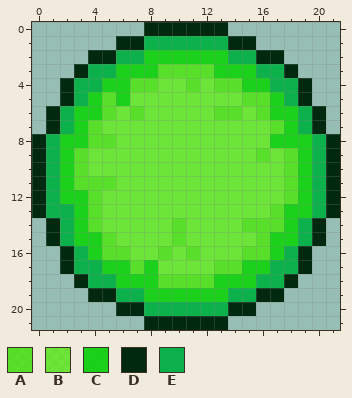
A pixel-art sprite gets an edit: src/images/entities/slime/slime-medium-body.png. Above, as it was before the edit.
The file is 22x22 pixels.
Palette (. is transparent): A #45e900c3  B #5af500af  C #04d400d7  D #002910  E #00b043eb
Pixels before, first column x 0:
 0 ........DDDDDD........
 1 ......DDEEEEEEDD......
 2 ....DDEECCCCCCEEDD....
 3 ...DEECCCAAAACCCEED...
 4 ..DEECCAABBABAACCEED..
 5 ..DECACBBBBBBBBAACED..
 6 .DECCABABBBBBAABACCED.
 7 .DECABBBBBBBBBBBBACED.
 8 DECCAABBBBBBBBBBBCCCED
 9 DECABBBBBBBBBBBBABACED
10 DECABBBBBBBBBBBBBBACED
11 DECAAABBBBBBBBBBBBACED
12 DECCABBBBBBBBBBBBBACED
13 DEECABBBBBBBBBBBBACCED
14 .DECABBBBBABBBBAAACED.
15 .DECCABBBBABBBBBACCED.
16 ..DECAABBABABBBAACED..
17 ..DEECCACBBBBAACCEED..
18 ...DEECCCAAAACCCEED...
19 ....DDEECCCCCCEEDD....
20 ......DDEEEEEEDD......
21 ........DDDDDD........
Once edited:
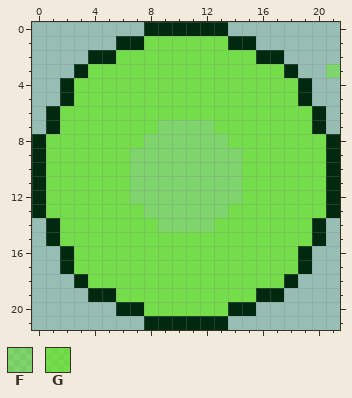
Colours new in this view: F #5af50064  G #5af50096
Difference:
Changed rows in their new state; - is an unchanged pixel.
first column x 1:
 1 -------GGGGGG--------
 2 -----GGGGGGGGGG------
 3 ---GGGGGGGGGGGGGG---F
 4 --GGGGGGGGGGGGGGGG---
 5 --GGGGGGGGGGGGGGGG---
 6 -GGGGGGGGGGGGGGGGGG--
 7 -GGGGGGGFFFFGGGGGGG--
 8 GGGGGGGFFFFFFGGGGGGG-
 9 GGGGGGFFFFFFFFGGGGGG-
10 GGGGGGFFFFFFFFGGGGGG-
11 GGGGGGFFFFFFFFGGGGGG-
12 GGGGGGFFFFFFFFGGGGGG-
13 GGGGGGGFFFFFFGGGGGGG-
14 -GGGGGGGFFFFGGGGGGG--
15 -GGGGGGGGGGGGGGGGGG--
16 --GGGGGGGGGGGGGGGG---
17 --GGGGGGGGGGGGGGGG---
18 ---GGGGGGGGGGGGGG----
19 -----GGGGGGGGGG------
20 -------GGGGGG--------
